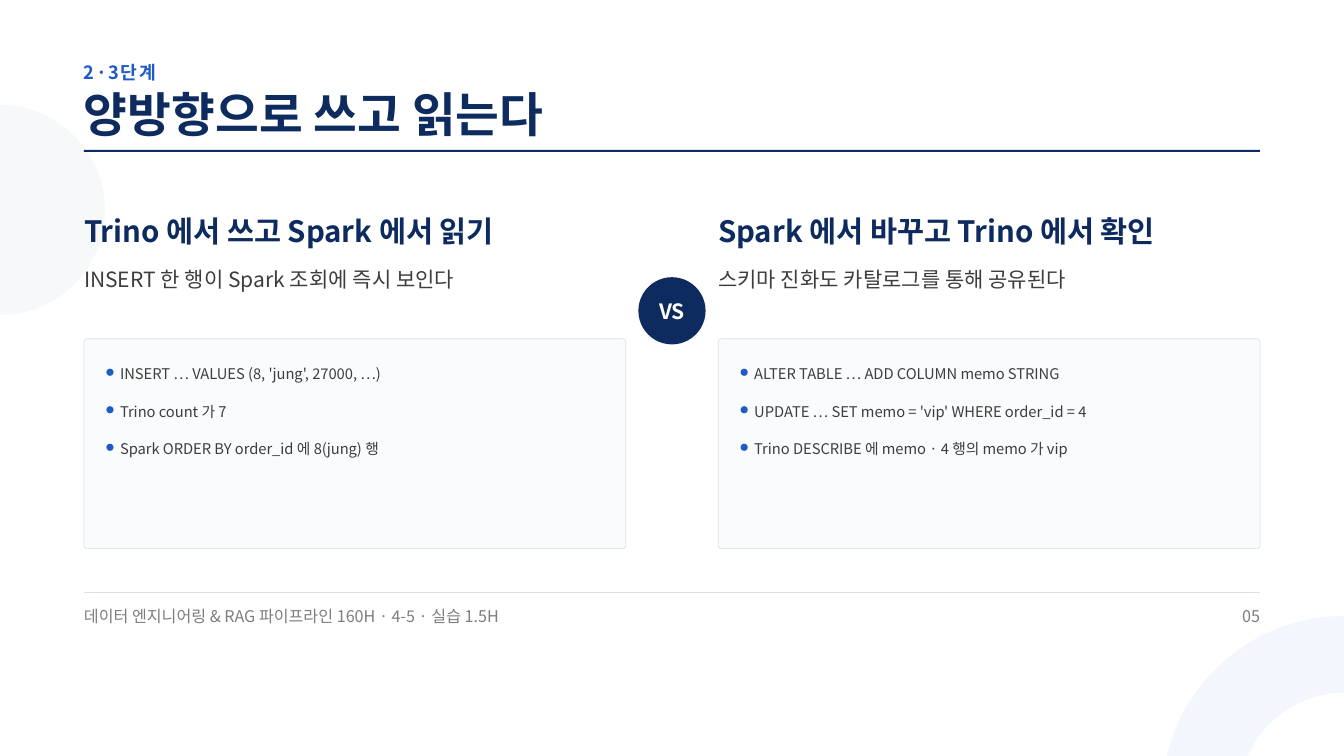
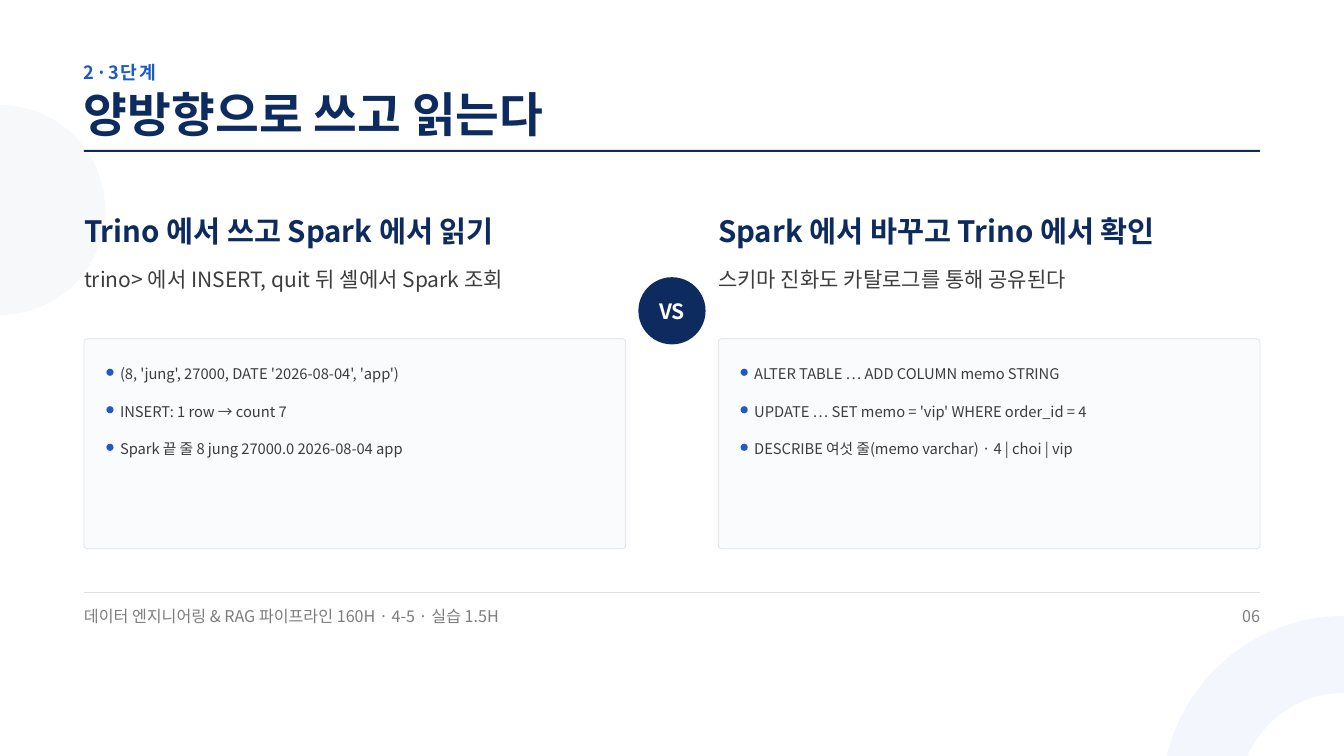
Before and after one commit to aebonlee/materials, a slide deck: slide 6 of data-eng/decks/w4d5s2.pptx (slide 5 before the commit). Drawn at 1344x756 pixels with LibreOffice and Linux fonts; fonts in the diff are those of the drawing. Boxes give left, top, right and bottom in pixels: in the first picture for what was removed or moved away, otherwise in the second. Text is boxed around its words. In the diff, an @@ line names an element or a change of style, - is before the commit and + after.

```diff
--- a/data-eng/decks/w4d5s2.pptx
+++ b/data-eng/decks/w4d5s2.pptx
@@ text at (84,269,503,292): text changed @@
-INSERT 한 행이 Spark 조회에 즉시 보인다
+trino> 에서 INSERT, quit 뒤 셸에서 Spark 조회
@@ text at (120,367,399,383): text changed @@
-INSERT … VALUES (8, 'jung', 27000, …)
+(8, 'jung', 27000, DATE '2026-08-04', 'app')
@@ text at (120,406,287,417): text changed @@
-Trino count 가 7
+INSERT: 1 row → count 7
@@ text at (120,442,402,458): text changed @@
-Spark ORDER BY order_id 에 8(jung) 행
+Spark 끝 줄 8 jung 27000.0 2026-08-04 app
@@ text at (754,442,1073,458): text changed @@
-Trino DESCRIBE 에 memo · 4 행의 memo 가 vip
+DESCRIBE 여섯 줄(memo varchar) · 4 | choi | vip
@@ text at (1242,610,1260,622): text changed @@
-05
+06
```
Also in this commit, not shown: 9 other slides changed, 1 slide added, 11 other files.
